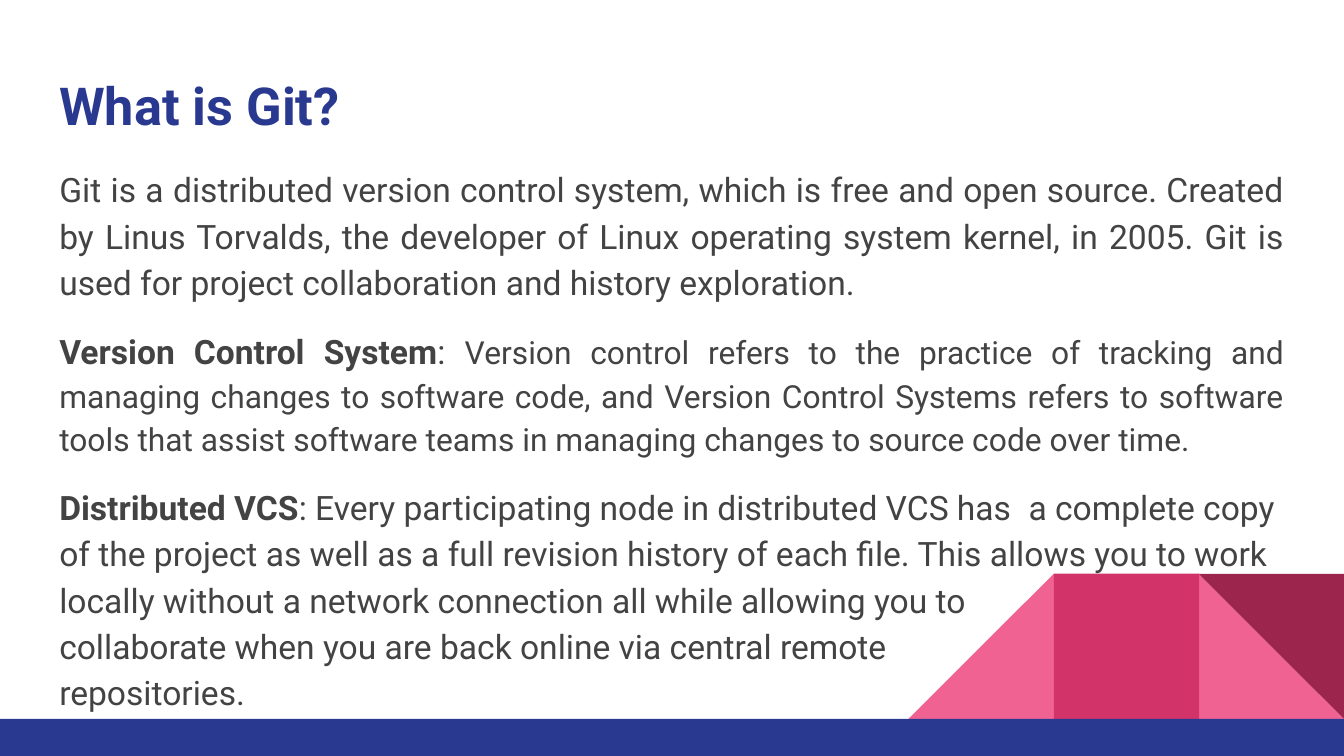
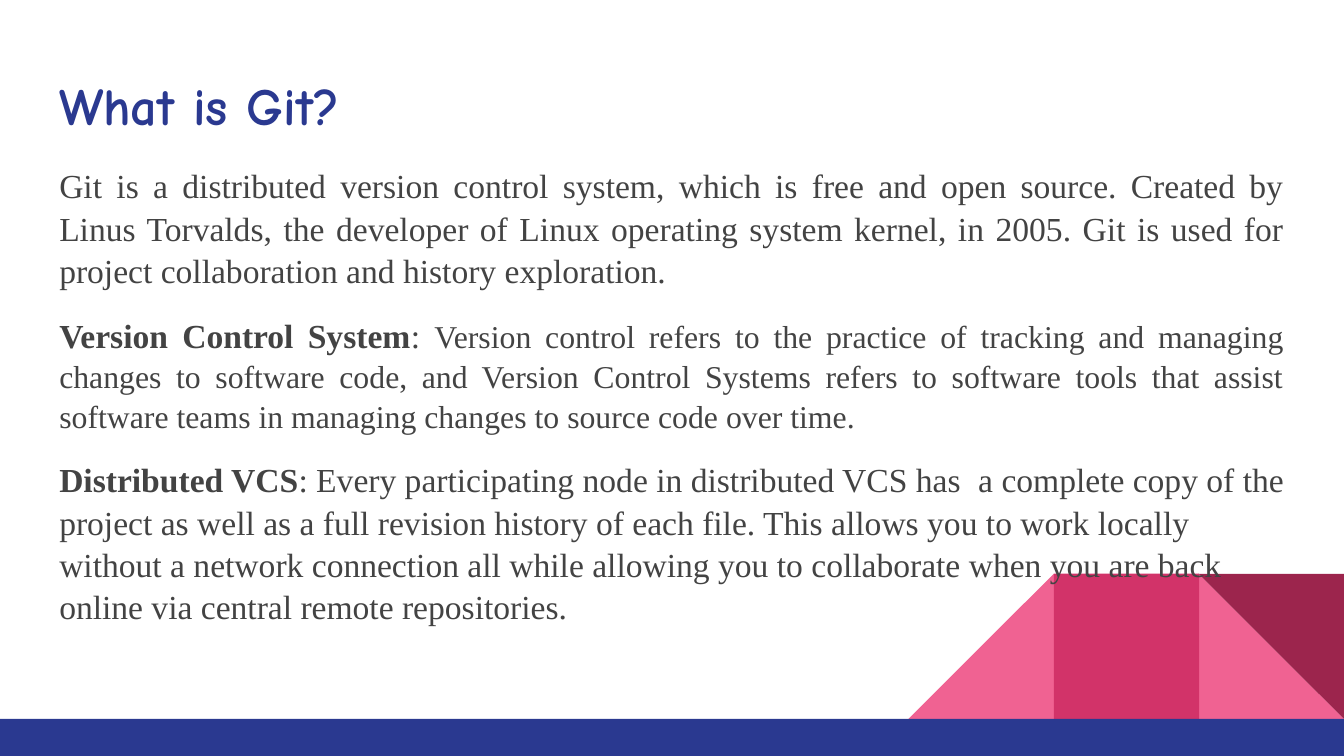
Before and after one commit to MrVaibhavChamp/Git-Advanced-Features, a slide deck: slide 2 of KOSS ppt.pptx. Drawn at 1344x756 pixels with LibreOffice and Linux fonts; fonts in the diff are those of the drawing. Boxes give left, top, right and bottom in pixels: in the first picture for what was removed or moved away, otherwise in the second. Text is boxed around its words. In the diff, an @@ line names an element or a change of style, - is before the commit and + after.

```diff
--- a/KOSS ppt.pptx
+++ b/KOSS ppt.pptx
@@ title "What is Git?" at [59, 89, 340, 126]: font Roboto to Comic Neue @@
@@ text "Git is a distributed version ..." at [59, 174, 1284, 626]: font Roboto to Times New Roman; line spacing 1.15 to 1.05 @@
```
Also in this commit, not shown: 10 other slides changed, 7 slides added.
